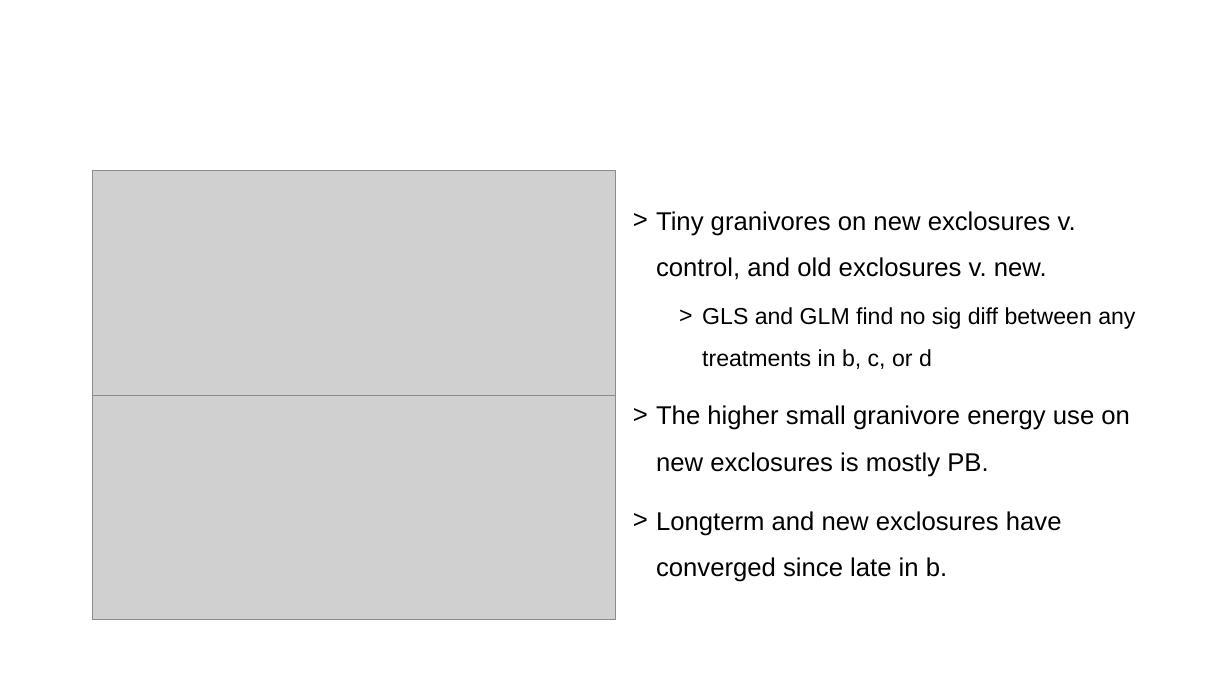
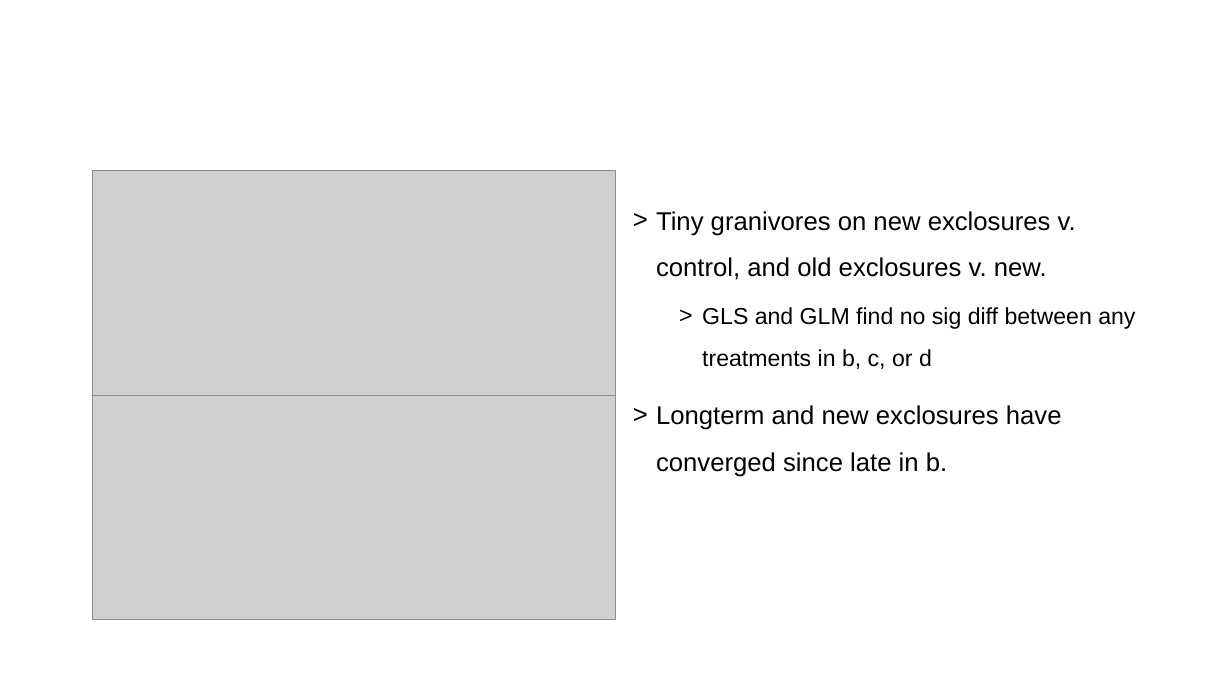
Before and after one commit to diazrenata/squareone, a slide deck: slide 17 of scaffold/old/talk_feb_2.pptx. Drawn at 1232x693 pixels with LibreOffice and Linux fonts; fonts in the diff are those of the drawing; grey boxes stand for pictures. Boxes give left, top, right and bottom in pixels: in the first picture for what was removed or moved away, otherwise in the second. Text is boxed around its words. In the diff, an @@ line names an element or a change of style, - is before the commit and + after.

```diff
--- a/scaffold/old/talk_feb_2.pptx
+++ b/scaffold/old/talk_feb_2.pptx
@@ text at [656,405,1130,477]: paragraph removed @@
-> The higher small granivore energy use on new exclosures is mostly PB.
```
Also in this commit, not shown: 4 other slides changed, 30 other files.
